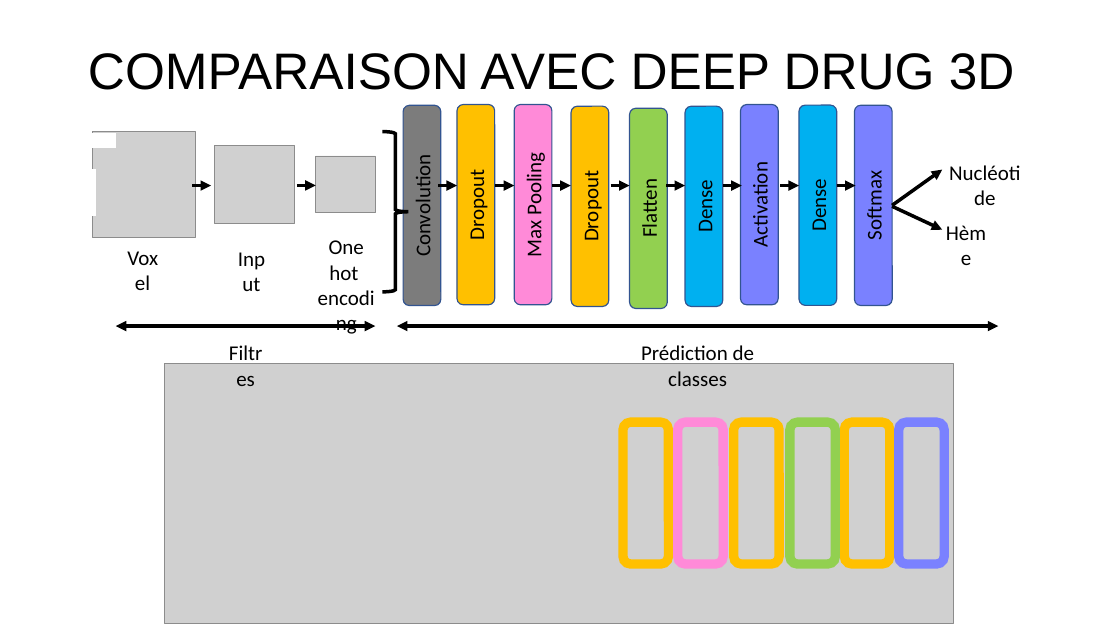
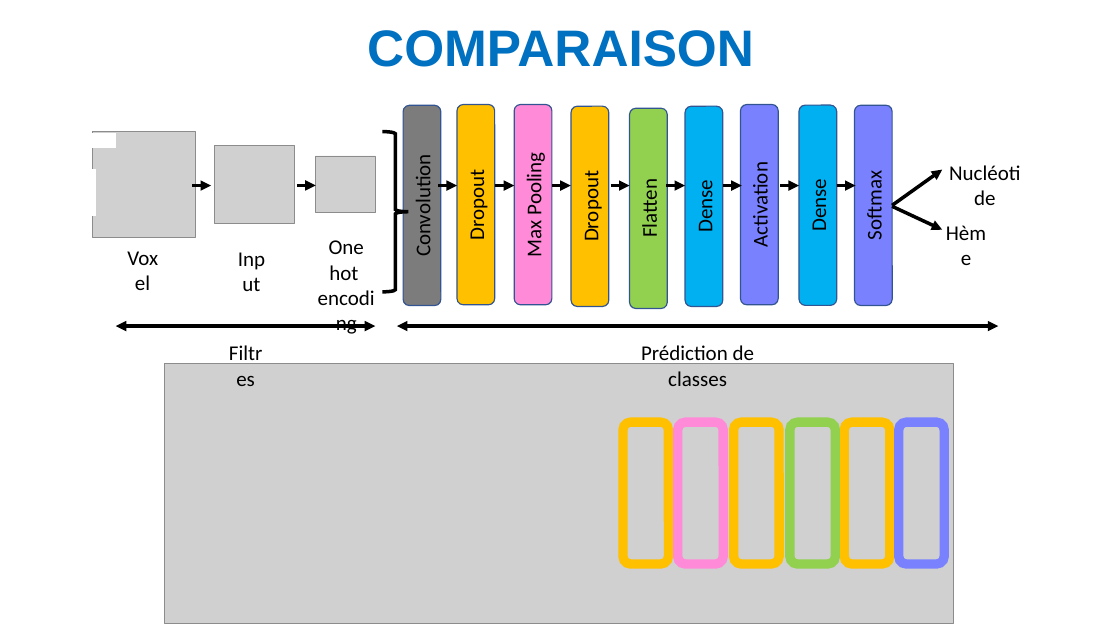
Before and after one commit to juugeebee/Projet_DL_M2, a slide deck: slide 6 of PresentationDL_JGorse.pptx. Drawn at 1120x630 pixels with LibreOffice and Linux fonts; fonts in the diff are those of the drawing; grey boxes stand for pictures. Boxes give left, top, right and bottom in pixels: in the first picture for what was removed or moved away, otherwise in the second. Text is boxed around its words. In the diff, an @@ line names an element or a change of style, - is before the commit and + after.

```diff
--- a/PresentationDL_JGorse.pptx
+++ b/PresentationDL_JGorse.pptx
@@ text at <box>367,30,754,67</box>: text changed; text colour #000000 to #0070C0; bold on @@
-COMPARAISON AVEC DEEP DRUG 3D
+COMPARAISON
```
Also in this commit, not shown: 10 other slides changed.
